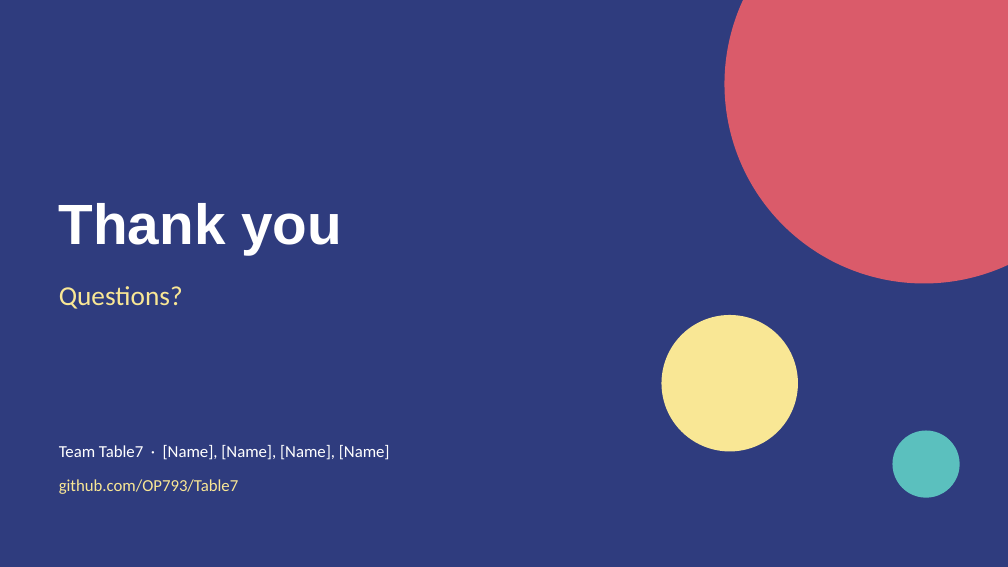
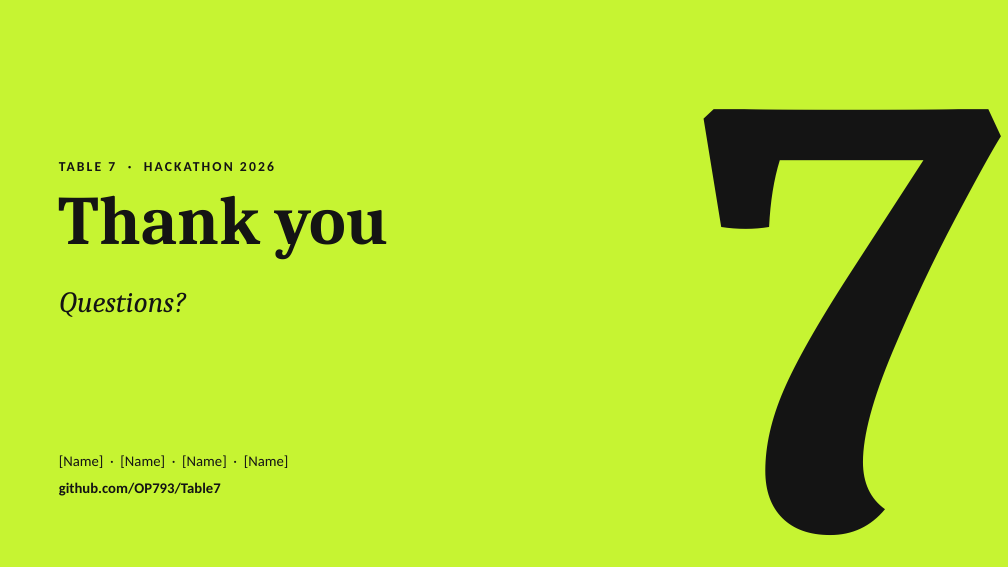
Before and after one commit to OP793/Table7, a slide deck: slide 7 of presentation/Table7-pitch-deck.pptx. Drawn at 1008x567 pixels with LibreOffice and Linux fonts; fonts in the diff are those of the drawing. Boxes give left, top, right and bottom in pixels: in the first picture for what was removed or moved away, otherwise in the second. Text is boxed around its words. In the diff, an @@ line names an element or a change of style, - is before the commit and + after.

```diff
--- a/presentation/Table7-pitch-deck.pptx
+++ b/presentation/Table7-pitch-deck.pptx
@@ background #2F3C7E to #C6F432 @@
@@ ellipse removed at box(724, 0, 1008, 284) @@
@@ text added at box(697, 109, 1008, 535), 600 pt, text #141414, bold @@
+7
@@ text added at box(108, 162, 115, 171), 13 pt, text #141414, bold @@
+TABLE 7 · HACKATHON 2026
@@ title "Thank you" at box(59, 195, 388, 259): size 54 to 66 pt, font Arial to Cambria, text colour #FFFFFF to #141414; vertical alignment middle to top @@
@@ text "Questions?" at box(59, 292, 186, 317): size 26 to 28 pt, font Calibri to Cambria, text colour #F9E795 to #141414, italic on @@
@@ ellipse removed at box(662, 315, 799, 452) @@
@@ ellipse removed at box(893, 430, 960, 498) @@
@@ text "github.com/OP793/Table7" at box(59, 482, 221, 496): size 16 to 14 pt, text colour #F9E795 to #141414, bold on @@
@@ text at box(59, 455, 289, 468): text changed; size 16 to 14 pt; text colour #FFFFFF to #141414 @@
-Team Table7 · [Name], [Name], [Name], [Name]
+[Name] · [Name] · [Name] · [Name]
```
Also in this commit, not shown: 4 other slides changed, 2 slides added, 2 slides removed.
